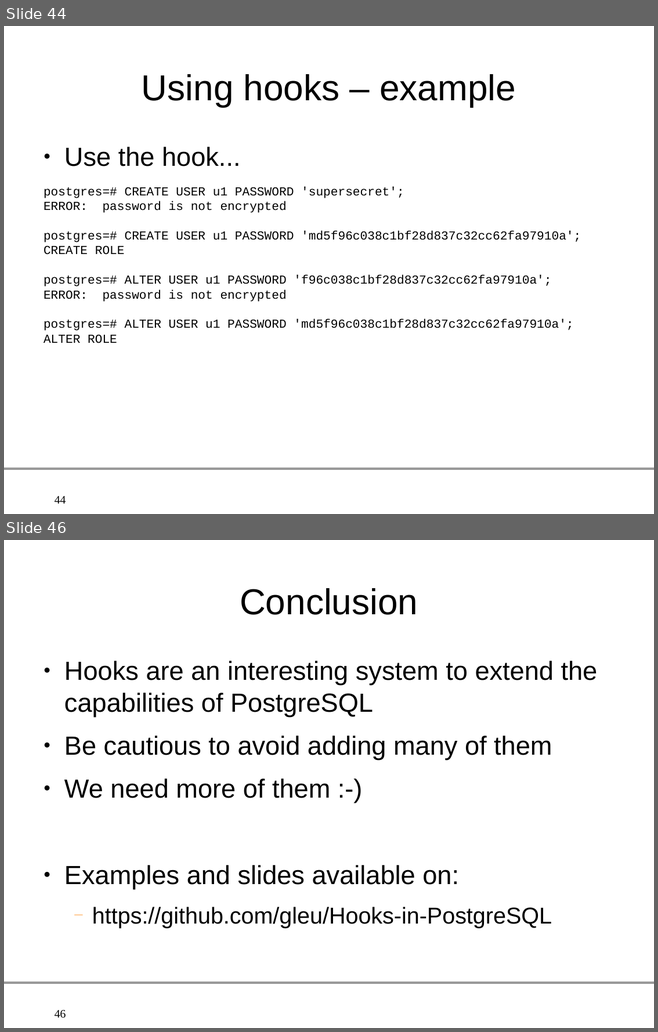
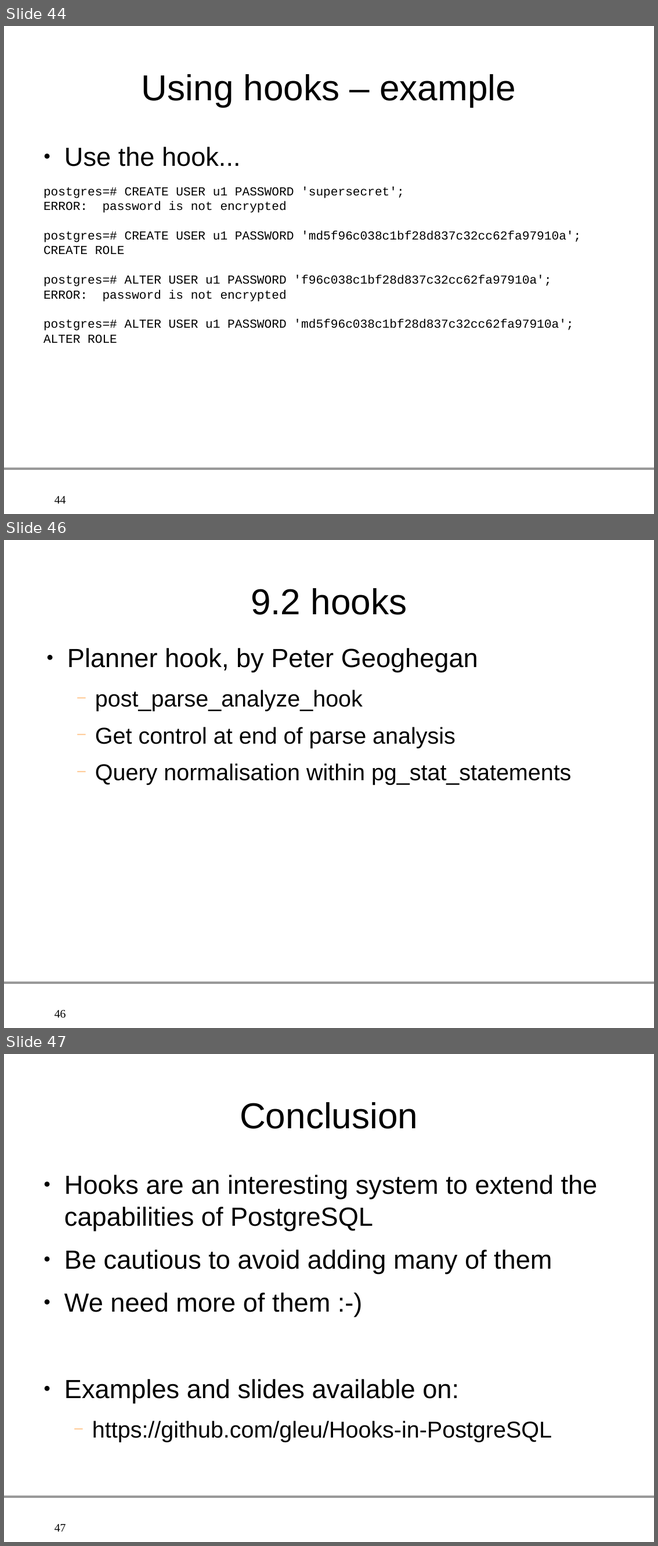
Before and after one commit to gleu/Hooks-in-PostgreSQL, a slide deck: hooks_in_postgresql.odp. Shown one above the other, each under a label of ours: slides 44 and 46 before the commit, slides 44, 46 and 47 after it; the slides between them are not shown. The pictures are 658x1032 and 658x1546 pixels, drawn with LibreOffice and Linux fonts; fonts in the diff are those of the drawing; background and template pictures are left out. Boxes give left, top, right and bottom in pixels: in the first picture for what was removed or moved away, otherwise in the second. Text is boxed around its words. In the diff, an @@ line names an element or a change of style, - is before the commit and + after.

Commit message:
Add 9.2 hooks

```diff
--- a/hooks_in_postgresql.odp
+++ b/hooks_in_postgresql.odp
@@ slide 46 added at (4, 540, 654, 1028), background #FFFFFF; not listed: 2 template elements that a slide beside it also shows @@
@@ title added at (250, 588, 407, 615), 44 pt, text #000000 @@
+9.2 hooks
@@ text added at (67, 648, 571, 785), 28 pt, text #000000 @@
+● Planner hook, by Peter Geoghegan
+  − post_parse_analyze_hook
+  − Get control at end of parse analysis
+  − Query normalisation within pg_stat_statements
@@ what was slide 46 is now slide 47 @@
@@ page number at (54, 1524, 66, 1531): text changed @@
-46
+47
```
Also in this commit, not shown: 1 other slide added, 1 slide removed.
